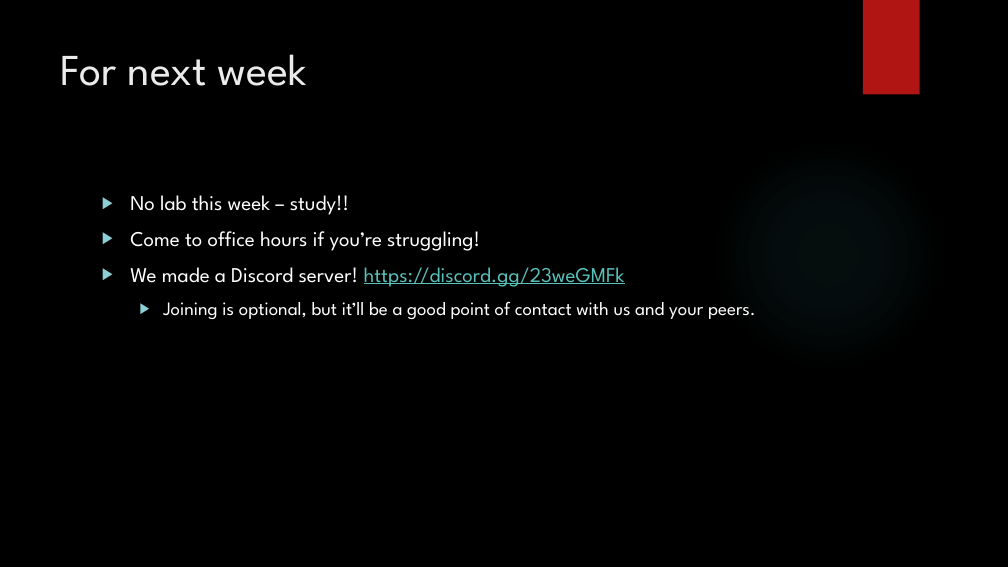
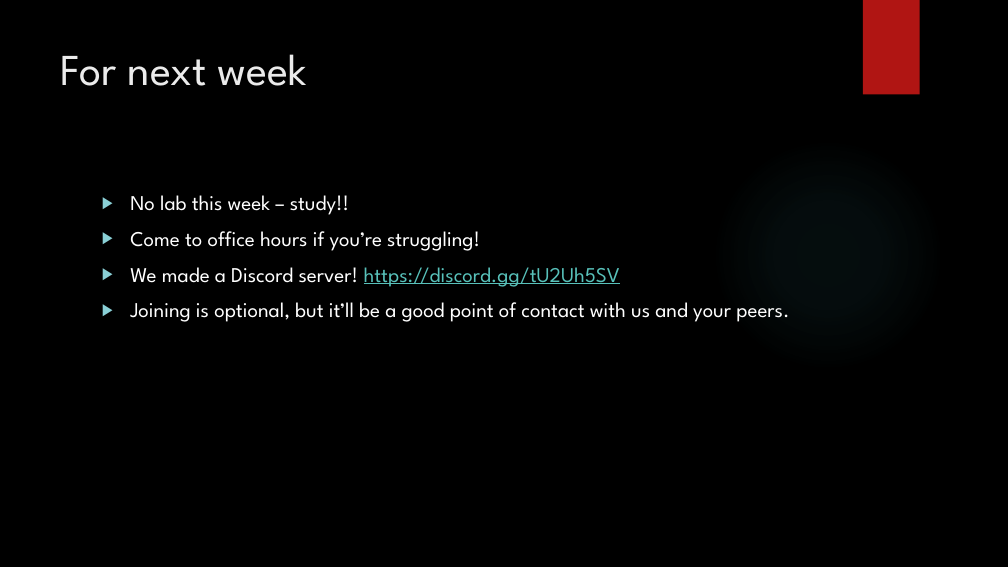
Before and after one commit to michaelbartlett17/cs7-recs, a slide deck: slide 14 of Slides/0923Recitation.pptx. Drawn at 1008x567 pixels with LibreOffice and Linux fonts; fonts in the diff are those of the drawing; background and template pictures are left out. Boxes give left, top, right and bottom in pixels: in the first picture for what was removed or moved away, otherwise in the second. Text is boxed around its words. In the diff, an @@ line names an element or a change of style, - is before the commit and + after.

Commit message:
slide updates.

```diff
--- a/Slides/0923Recitation.pptx
+++ b/Slides/0923Recitation.pptx
@@ text at (x1=130, y1=267, x2=620, y2=287): text changed @@
-▶ We made a Discord server! https://discord.gg/23weGMFk
+▶ We made a Discord server! https://discord.gg/tU2Uh5SV
@@ text at (x1=130, y1=302, x2=789, y2=322): size 18 to 20 pt in "Joining is optional, but it’ll be a ..."; list level 2 to 1 in "Joining is optional, but it’ll ..." @@
```
